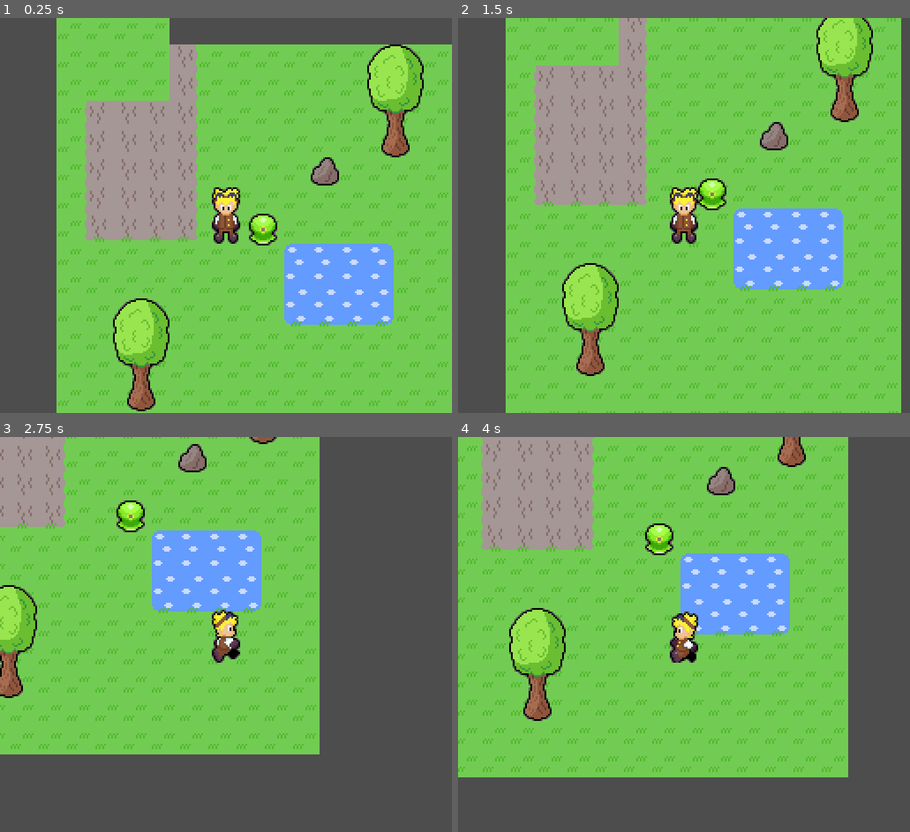
Above: before the commit, frames 1-4 (two rows, left to right).
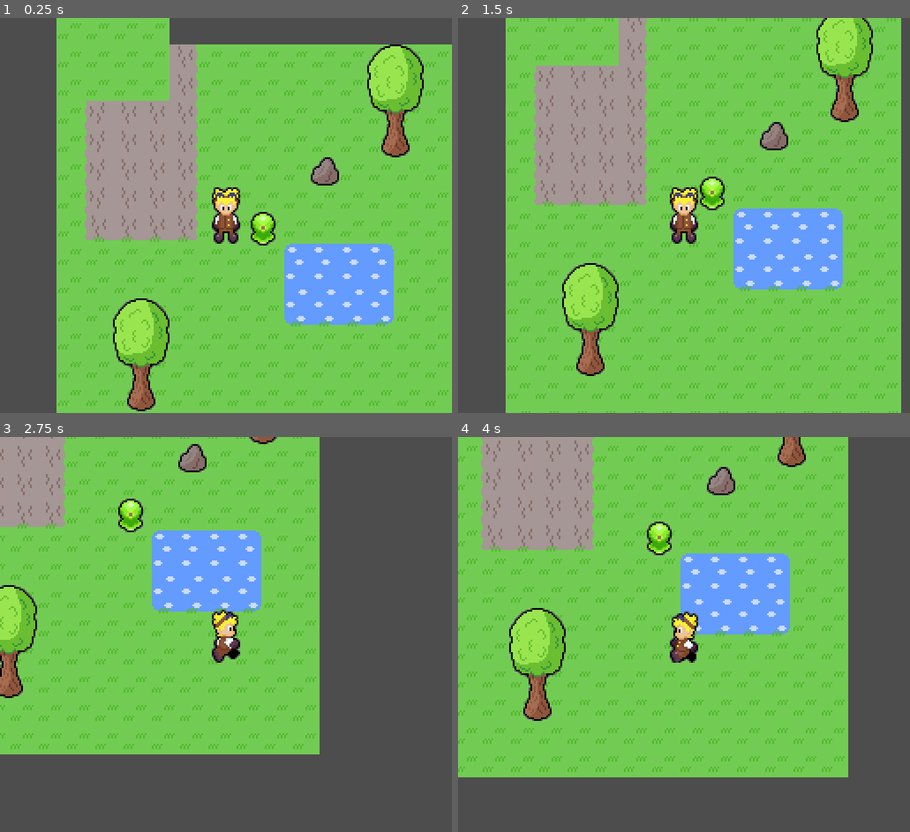
Above: after the commit, the same moments.

Repository: CoBaltimore/LostAmongstTheStars
Game: Godot game, scene res://scenes/world.tscn
Two runs of this game, one before a commit and one after it. Both use one fixed random seed, a clock stepped at 60 frames per second and the inputs below.
Inputs:
- Up to frame 1 (0.25 s): no input
- Up to frame 2 (1.5 s): tap Enter at 0.5 s; hold D (right) 0.53-1.28 s; tap Space at 1.25 s; hold S (down) from 1.28 s (still down)
- Up to frame 3 (2.75 s): release S (down) at 2.03 s; hold D (right) from 2.03 s (still down)
- Up to frame 4 (4 s): release D (right) at 2.78 s; hold W (up) 2.78-3.53 s; tap Enter at 3.5 s; hold A (left) from 3.53 s (still down)

The runs differ from the first frame. In frame 1, 0.3% of the frame differs, in the area x 55-62%, y 49-58%; in frame 2, 0.3%; in frame 3, 0.3%; in frame 4, 0.3%.

Commit message:
Slime State Machine Started

Diff:
--- a/lost-amongst-the-stars/scenes/slime.tscn
+++ b/lost-amongst-the-stars/scenes/slime.tscn
@@ -1,10 +1,45 @@
-[gd_scene load_steps=16 format=3 uid="uid://bgpq50pmfitrr"]
+[gd_scene load_steps=18 format=3 uid="uid://bgpq50pmfitrr"]
 
 [ext_resource type="Texture2D" uid="uid://cvq30pxgbvh3k" path="res://sprites/Slime.png" id="1_7a5x3"]
+[ext_resource type="Script" path="res://scripts/slime.gd" id="1_tk6k1"]
+[ext_resource type="Script" path="res://scripts/states/StateMachine.gd" id="3_rqiej"]
 
 [sub_resource type="RectangleShape2D" id="RectangleShape2D_sd2m6"]
 size = Vector2(16, 11)
 
+[sub_resource type="Animation" id="Animation_1bvi8"]
+length = 0.001
+tracks/0/type = "value"
+tracks/0/imported = false
+tracks/0/enabled = true
+tracks/0/path = NodePath("Sprite2D:frame_coords")
+tracks/0/interp = 1
+tracks/0/loop_wrap = true
+tracks/0/keys = {
+"times": PackedFloat32Array(0),
+"transitions": PackedFloat32Array(1),
+"update": 1,
+"values": [Vector2i(0, 0)]
+}
+
+[sub_resource type="Animation" id="Animation_kfnci"]
+resource_name = "chargedDown"
+length = 0.3
+loop_mode = 1
+step = 0.05
+tracks/0/type = "value"
+tracks/0/imported = false
+tracks/0/enabled = true
+tracks/0/path = NodePath("Sprite2D:frame_coords")
+tracks/0/interp = 1
+tracks/0/loop_wrap = true
+tracks/0/keys = {
+"times": PackedFloat32Array(0, 0.15),
+"transitions": PackedFloat32Array(1, 1),
+"update": 1,
+"values": [Vector2i(0, 2), Vector2i(0, 3)]
+}
+
 [sub_resource type="Animation" id="Animation_oqd0y"]
 resource_name = "idleDown"
 length = 0.2
@@ -77,6 +112,23 @@
 "values": [Vector2i(2, 0)]
 }
 
+[sub_resource type="Animation" id="Animation_361xu"]
+resource_name = "jumpDown"
+length = 0.15
+step = 0.05
+tracks/0/type = "value"
+tracks/0/imported = false
+tracks/0/enabled = true
+tracks/0/path = NodePath("Sprite2D:frame_coords")
+tracks/0/interp = 1
+tracks/0/loop_wrap = true
+tracks/0/keys = {
+"times": PackedFloat32Array(0),
+"transitions": PackedFloat32Array(1),
+"update": 1,
+"values": [Vector2i(0, 4)]
+}
+
 [sub_resource type="Animation" id="Animation_pi3ig"]
 resource_name = "moveDown"
 length = 0.6
@@ -147,21 +199,6 @@
 "transitions": PackedFloat32Array(1, 1),
 "update": 1,
 "values": [Vector2i(2, 1), Vector2i(2, 0)]
-}
-
-[sub_resource type="Animation" id="Animation_1bvi8"]
-length = 0.001
-tracks/0/type = "value"
-tracks/0/imported = false
-tracks/0/enabled = true
-tracks/0/path = NodePath("Sprite2D:frame_coords")
-tracks/0/interp = 1
-tracks/0/loop_wrap = true
-tracks/0/keys = {
-"times": PackedFloat32Array(0),
-"transitions": PackedFloat32Array(1),
-"update": 1,
-"values": [Vector2i(0, 1)]
 }
 
 [sub_resource type="Animation" id="Animation_5c3n8"]
@@ -179,41 +216,6 @@
 "transitions": PackedFloat32Array(1, 1, 1),
 "update": 1,
 "values": [Vector2i(0, 0), Vector2i(0, 1), Vector2i(0, 2)]
-}
-
-[sub_resource type="Animation" id="Animation_kfnci"]
-resource_name = "chargedDown"
-length = 0.3
-loop_mode = 1
-step = 0.05
-tracks/0/type = "value"
-tracks/0/imported = false
-tracks/0/enabled = true
-tracks/0/path = NodePath("Sprite2D:frame_coords")
-tracks/0/interp = 1
-tracks/0/loop_wrap = true
-tracks/0/keys = {
-"times": PackedFloat32Array(0, 0.15),
-"transitions": PackedFloat32Array(1, 1),
-"update": 1,
-"values": [Vector2i(0, 2), Vector2i(0, 3)]
-}
-
-[sub_resource type="Animation" id="Animation_361xu"]
-resource_name = "jumpDown"
-length = 0.15
-step = 0.05
-tracks/0/type = "value"
-tracks/0/imported = false
-tracks/0/enabled = true
-tracks/0/path = NodePath("Sprite2D:frame_coords")
-tracks/0/interp = 1
-tracks/0/loop_wrap = true
-tracks/0/keys = {
-"times": PackedFloat32Array(0),
-"transitions": PackedFloat32Array(1),
-"update": 1,
-"values": [Vector2i(0, 4)]
 }
 
 [sub_resource type="AnimationLibrary" id="AnimationLibrary_0v14k"]
@@ -233,15 +235,14 @@
 }
 
 [node name="Slime" type="CharacterBody2D"]
+script = ExtResource("1_tk6k1")
 
 [node name="Sprite2D" type="Sprite2D" parent="."]
 texture = ExtResource("1_7a5x3")
 hframes = 4
 vframes = 5
-frame = 4
 
 [node name="CollisionShape2D" type="CollisionShape2D" parent="."]
-visible = false
 position = Vector2(0, 11.5)
 shape = SubResource("RectangleShape2D_sd2m6")
 
@@ -249,3 +250,6 @@
 libraries = {
 "": SubResource("AnimationLibrary_0v14k")
 }
+
+[node name="StateMachine" type="Node2D" parent="."]
+script = ExtResource("3_rqiej")
--- /dev/null
+++ b/lost-amongst-the-stars/scripts/slime.gd
@@ -0,0 +1,6 @@
+class_name Slime
+extends CharacterBody2D
+
+# Called every frame. 'delta' is the elapsed time since the previous frame.
+func _physics_process(delta: float) -> void:
+	move_and_slide()
--- /dev/null
+++ b/lost-amongst-the-stars/scripts/states/StateMachine.gd
@@ -0,0 +1,37 @@
+extends Node2D
+
+@export var initialState : state
+
+var currentState : state
+var states : Dictionary = {}
+
+func _ready():
+	for child in get_children():
+		if child is state:
+			states[child.name.to_lower()] = child
+			child.Transitioned.connect(onChildTransition)
+
+	if initialState:
+		initialState.Enter()
+		currentState = initialState
+
+func _process(delta: float) -> void:
+	if currentState:
+		currentState.update(delta)
+
+func _physics_process(delta: float) -> void:
+	if currentState:
+		currentState.Update(delta)
+
+func onChildTransition(state, newStateName):
+	if state != currentState:
+		return
+
+	var newState = states.get(newStateName.to_lower())
+	if !newState:
+		return
+
+	if currentState:
+		currentState.exit()
+
+	newState.enter()
--- /dev/null
+++ b/lost-amongst-the-stars/scripts/states/state.gd
@@ -0,0 +1,16 @@
+class_name state
+extends Node
+
+signal Transitioned
+
+func Enter():
+	pass
+
+func Exit():
+	pass
+
+func Update(_delta: float):
+	pass
+
+func Physics_Update(_delta: float):
+	pass
Binary file changed: lost-amongst-the-stars/sprites/Slime.png
